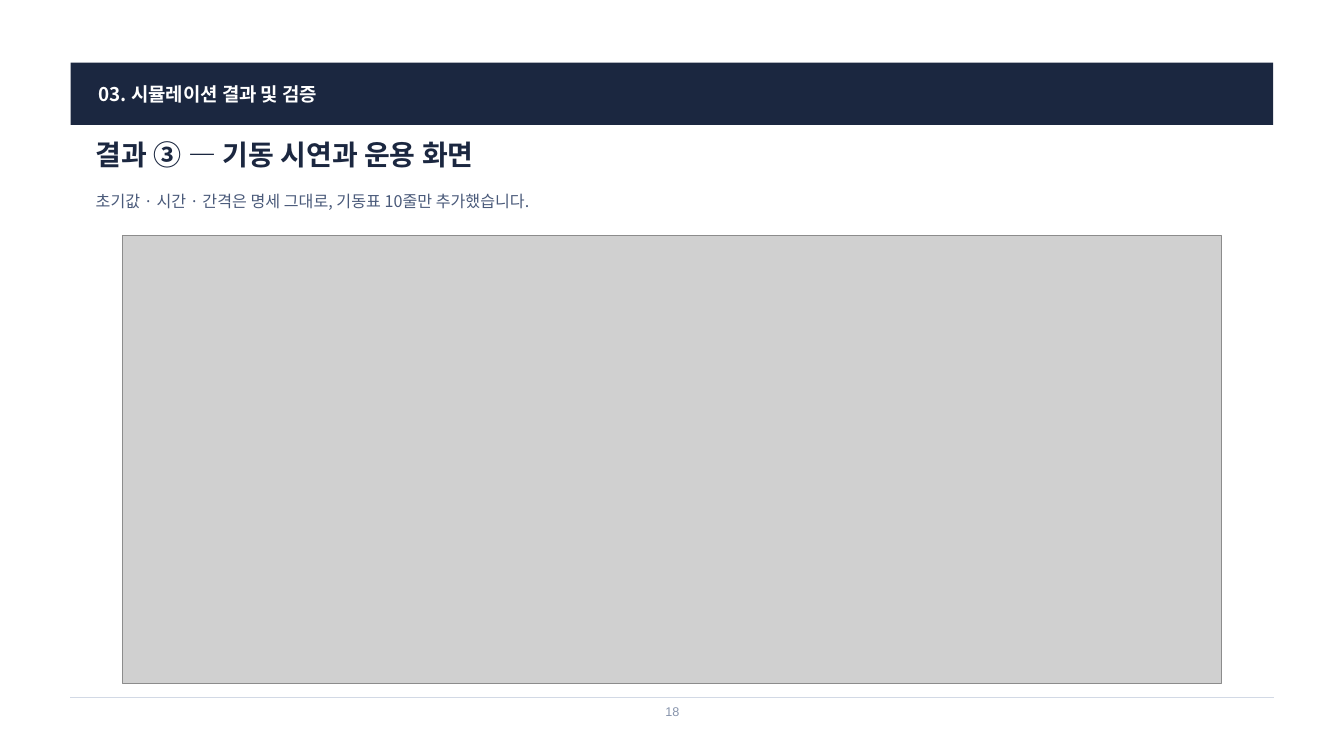
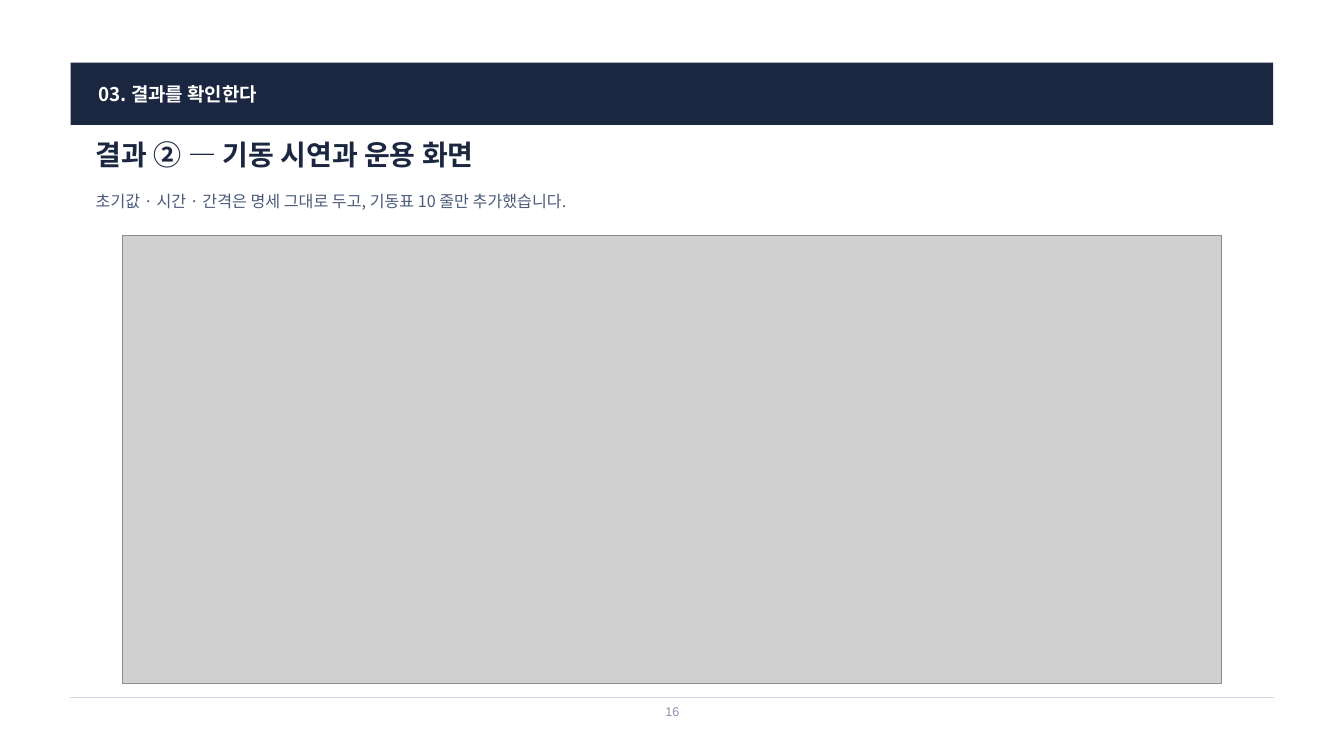
Before and after one commit to harley-hwan/radar-sw-study, a slide deck: slide 16 of Part3_TargetSim/ref/산출물/Chapter3_TargetSim.pptx (slide 18 before the commit). Drawn at 1344x756 pixels with LibreOffice and Linux fonts; fonts in the diff are those of the drawing; grey boxes stand for pictures. Boxes give left, top, right and bottom in pixels: in the first picture for what was removed or moved away, otherwise in the second. Text is boxed around its words. In the diff, an @@ line names an element or a change of style, - is before the commit and + after.

```diff
--- a/Part3_TargetSim/ref/산출물/Chapter3_TargetSim.pptx
+++ b/Part3_TargetSim/ref/산출물/Chapter3_TargetSim.pptx
@@ text at (99,85,256,103): text changed @@
-03. 시뮬레이션 결과 및 검증
+03. 결과를 확인한다
@@ text at (96,141,474,168): text changed @@
-결과 ③ — 기동 시연과 운용 화면
+결과 ② — 기동 시연과 운용 화면
@@ text at (96,193,567,210): text changed @@
-초기값 · 시간 · 간격은 명세 그대로, 기동표 10줄만 추가했습니다.
+초기값 · 시간 · 간격은 명세 그대로 두고, 기동표 10 줄만 추가했습니다.
```
Also in this commit, not shown: 12 other slides changed, 4 slides added, 6 slides removed, 25 other files.
